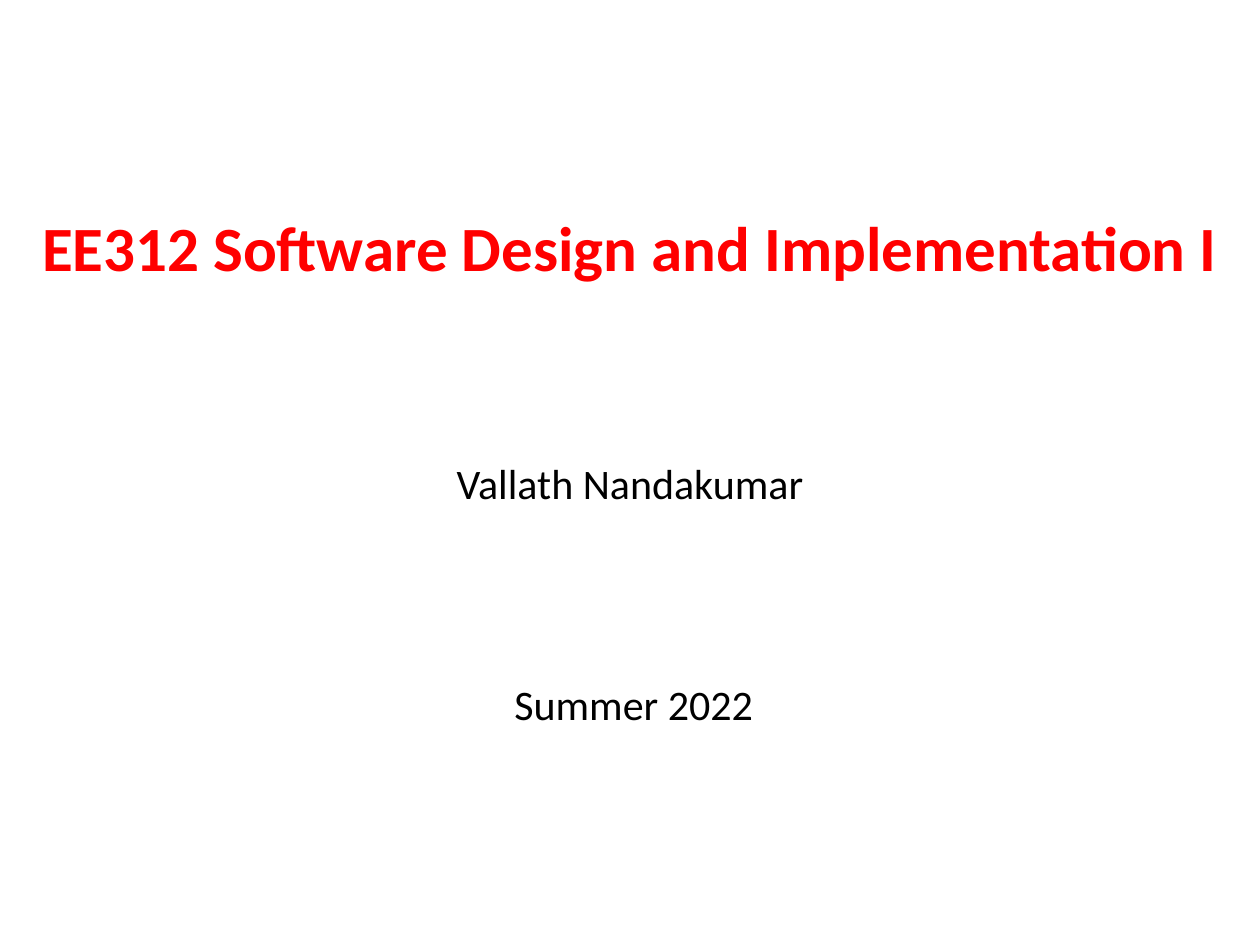
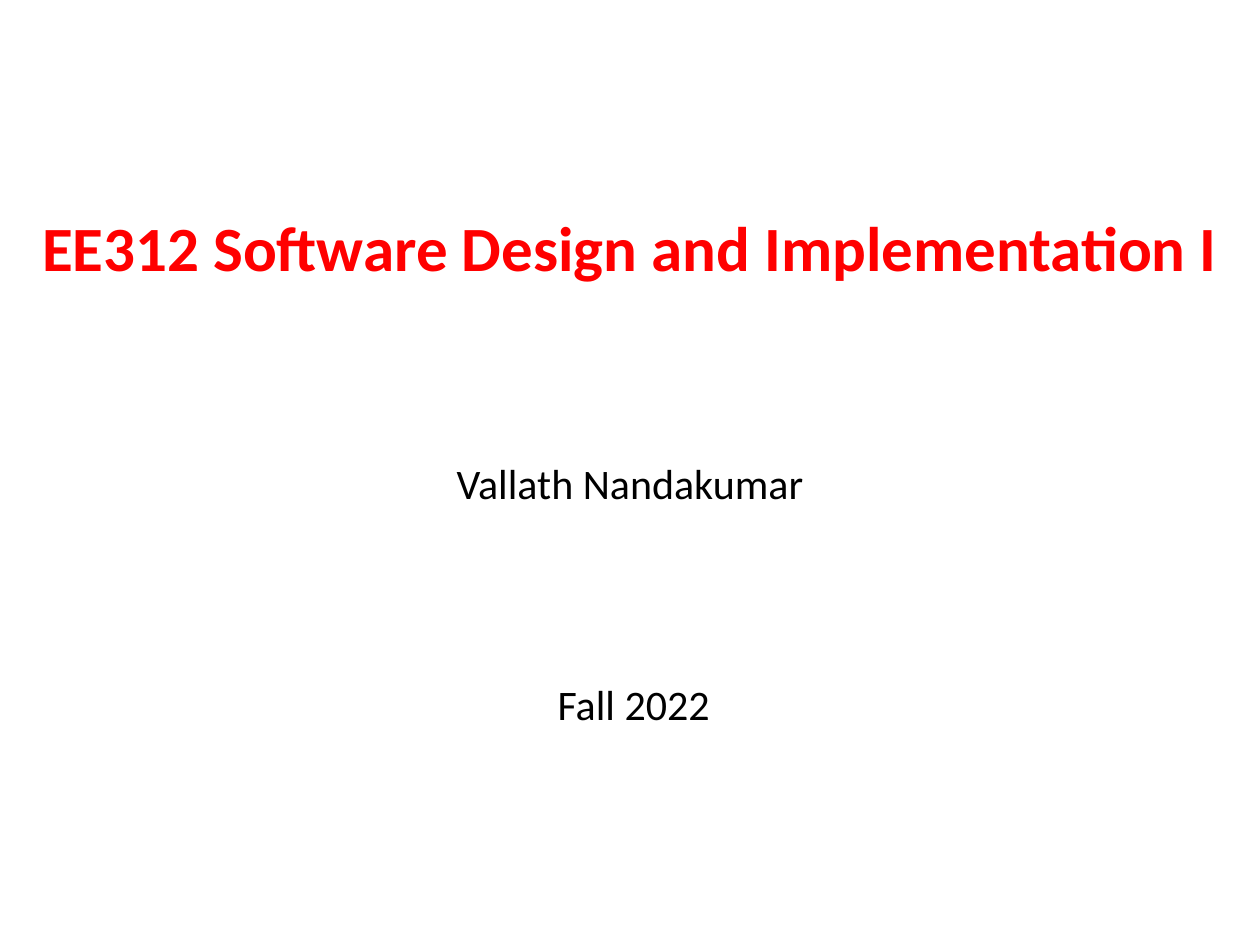
Before and after one commit to vallathn/EE312_Sp23_lectures, a slide deck: slide 1 of day1_intro/ee312-day1-intro.ppt. Drawn at 1260x945 pixels with LibreOffice and Linux fonts; fonts in the diff are those of the drawing. Boxes give left, top, right and bottom in pixels: in the first picture for what was removed or moved away, otherwise in the second. Text is boxed around its words. In the diff, an @@ line names an element or a change of style, - is before the commit and + after.

```diff
--- a/day1_intro/ee312-day1-intro.ppt
+++ b/day1_intro/ee312-day1-intro.ppt
@@ text at [558, 690, 710, 721]: text changed @@
-Summer 2022
+Fall 2022
```
Also in this commit, not shown: 2 other slides changed, 1 other file.
